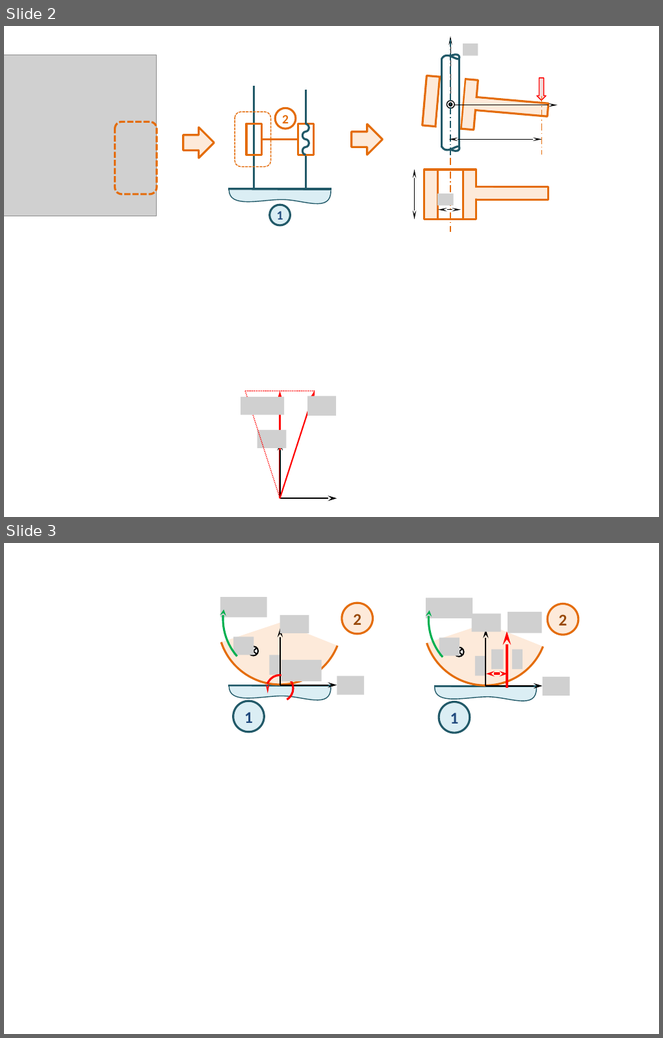
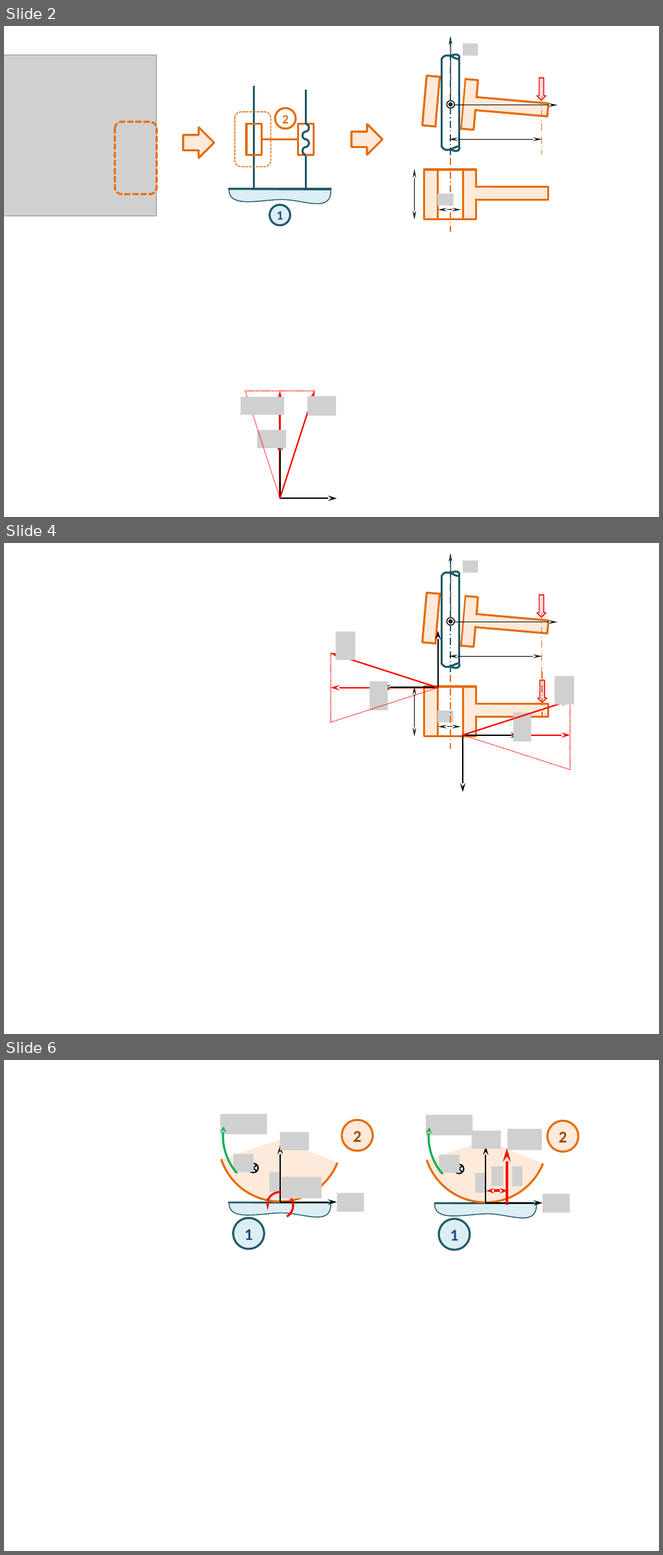
Before and after one commit to xpessoles/Cy_04_PSI_ModelisationDynamique, a slide deck: Revisions_Statique/Fiche_02_Frottement/images/Figure.pptx. Shown one above the other, each under a label of ours: slides 2 and 3 before the commit, slides 2, 4 and 6 after it; the slides between them are not shown. The pictures are 663x1038 and 663x1555 pixels, drawn with LibreOffice and Linux fonts; fonts in the diff are those of the drawing; grey boxes stand for pictures; background and template pictures are left out. Boxes give left, top, right and bottom in pixels: in the first picture for what was removed or moved away, otherwise in the second. Text is boxed around its words. In the diff, an @@ line names an element or a change of style, - is before the commit and + after.

```diff
--- a/Revisions_Statique/Fiche_02_Frottement/images/Figure.pptx
+++ b/Revisions_Statique/Fiche_02_Frottement/images/Figure.pptx
@@ slide 4 added at bbox=[4, 543, 659, 1034], background #FFFFFF @@
@@ line added from (451, 557) to (451, 676), #215968 1 pt dashed @@
@@ picture added at bbox=[464, 561, 478, 573] @@
@@ group added at bbox=[423, 553, 558, 668]: 5 rectangles, 2 lines, 2 freeform shapes, 2 arrows, 2 ellipses, 1 right arrow @@
@@ line added from (542, 613) to (542, 672), #E46C0A 1 pt dashed @@
@@ group added at bbox=[331, 631, 438, 722]: 4 arrows, 2 pictures, 1 triangle @@
@@ double arrow added from (449, 656) to (542, 656), #000000 0.75 pt @@
@@ group added at bbox=[415, 676, 549, 750]: 4 rectangles, 2 double arrows, 1 picture, 1 line @@
@@ line added from (542, 672) to (542, 717), #E46C0A 1 pt dashed @@
@@ group added at bbox=[463, 676, 574, 792]: 4 arrows, 2 pictures, 1 triangle @@
@@ right arrow added at bbox=[538, 680, 547, 702], fill #F2DCDB, outline #FF0000 1 pt @@
@@ what was slide 3 is now slide 6 @@
```
Also in this commit, not shown: 2 other slides added, 2 other files.
